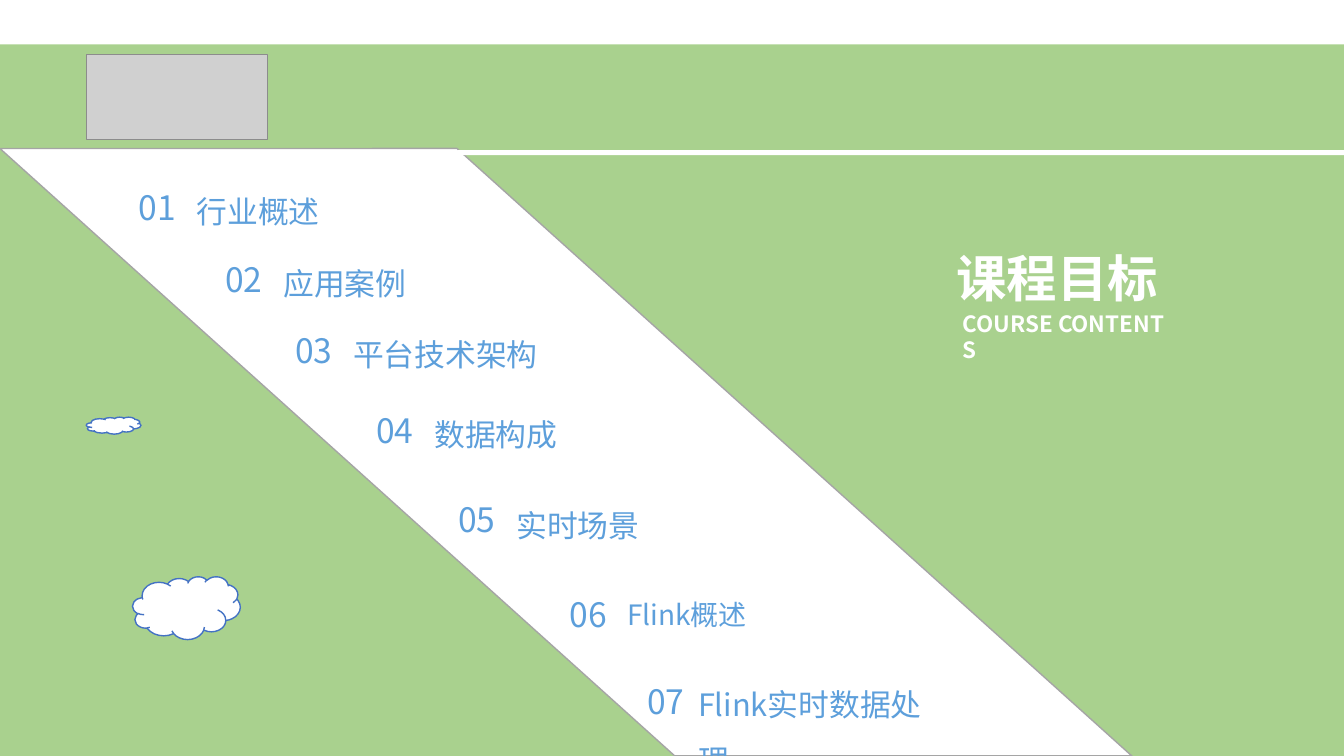
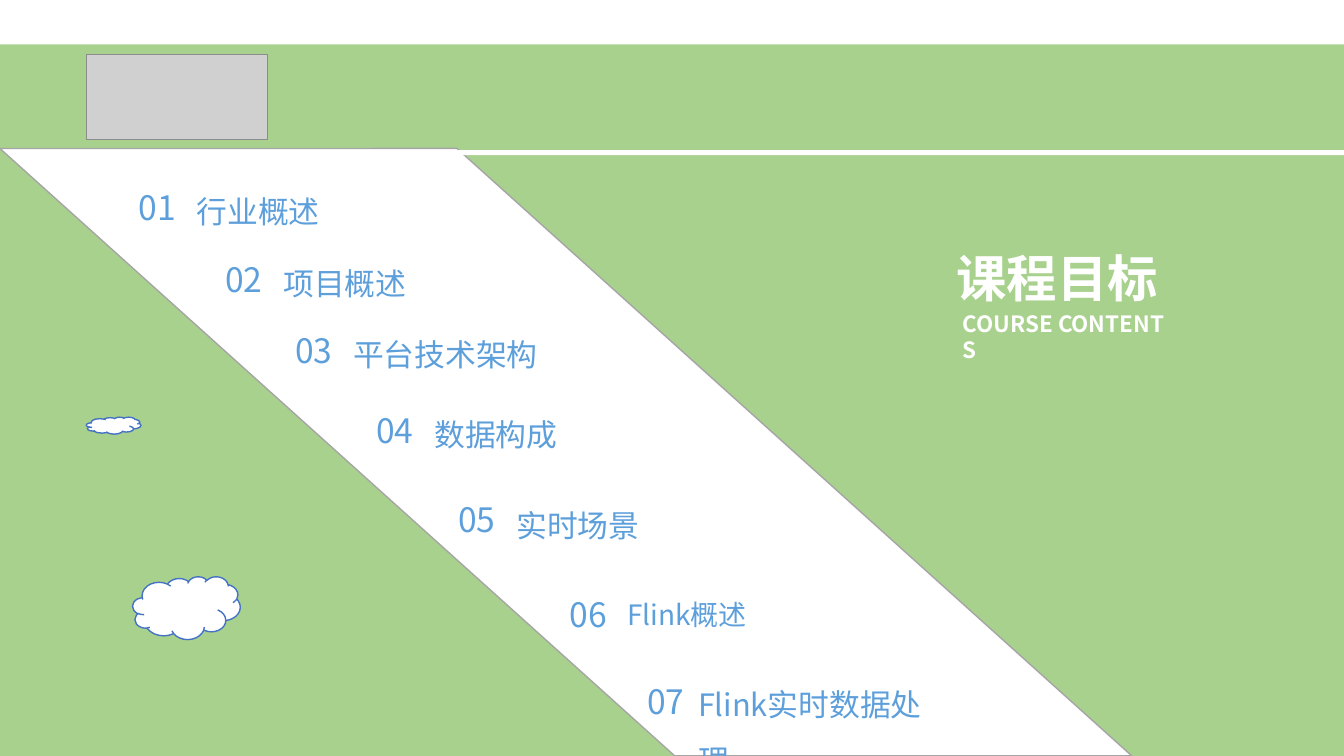
Before and after one commit to ZQHS/qtravel, a slide deck: slide 4 of doc/项目文档/好程序员实时项目(Flink).pptx. Drawn at 1344x756 pixels with LibreOffice and Linux fonts; fonts in the diff are those of the drawing; grey boxes stand for pictures. Boxes give left, top, right and bottom in pixels: in the first picture for what was removed or moved away, otherwise in the second. Text is boxed around its words. In the diff, an @@ line names an element or a change of style, - is before the commit and + after.

Commit message:
0222 旅游项目测试

```diff
--- a/doc/项目文档/好程序员实时项目(Flink).pptx
+++ b/doc/项目文档/好程序员实时项目(Flink).pptx
@@ text at bbox=[283, 269, 406, 298]: text changed @@
-应用案例
+项目概述
```
Also in this commit, not shown: 2 other slides changed, 4 slides added, 2 slides removed, 19 other files.
